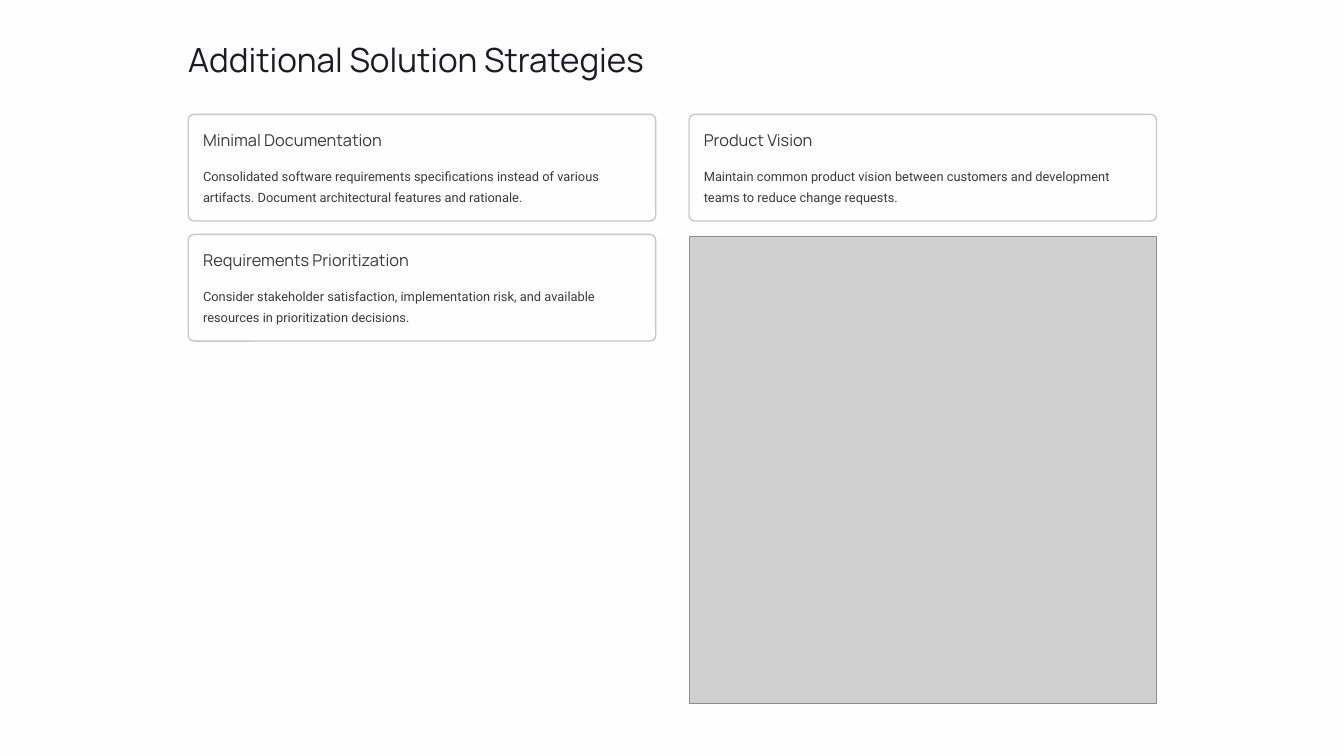
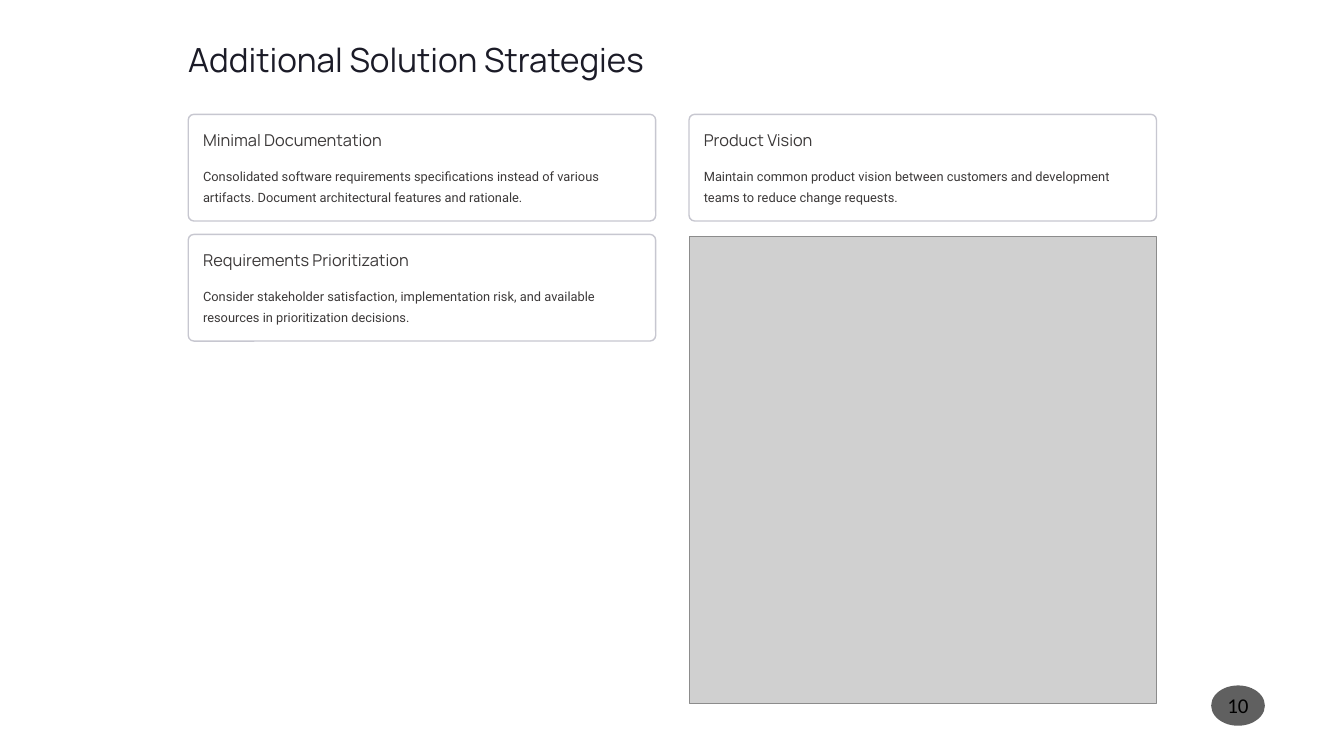
Before and after one commit to shohaghcsesust/MSCSE-SSA, a slide deck: slide 10 of Agile-Software-Requirements-Engineering.pptx (slide 9 before the commit). Drawn at 1344x756 pixels with LibreOffice and Linux fonts; fonts in the diff are those of the drawing; grey boxes stand for pictures. Boxes give left, top, right and bottom in pixels: in the first picture for what was removed or moved away, otherwise in the second. Text is boxed around its words. In the diff, an @@ line names an element or a change of style, - is before the commit and + after.

```diff
--- a/Agile-Software-Requirements-Engineering.pptx
+++ b/Agile-Software-Requirements-Engineering.pptx
@@ rectangle removed at box(0, 0, 1344, 756) @@
@@ rectangle removed at box(0, 0, 1344, 756) @@
@@ page number added at box(1211, 685, 1265, 726), fill #1D1D1D at 70% opacity, 18 pt, text #000000 @@
+10
```
Also in this commit, not shown: 14 other slides changed, 3 slides added, 1 slide removed.
